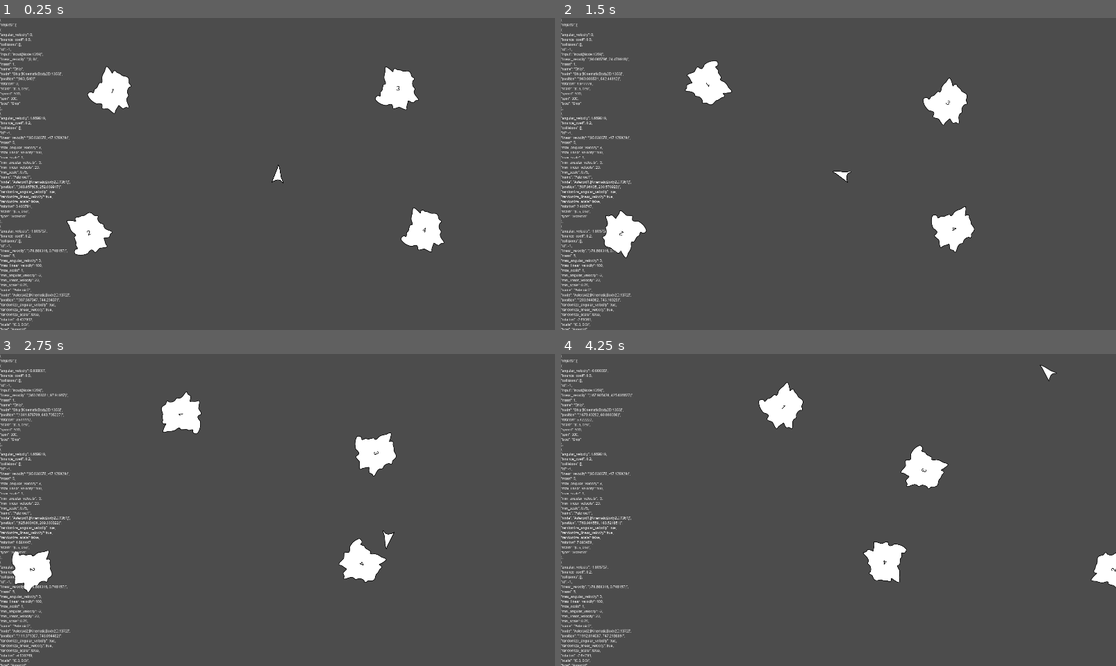
Above: before the commit, frames 1-4 (two rows, left to right).
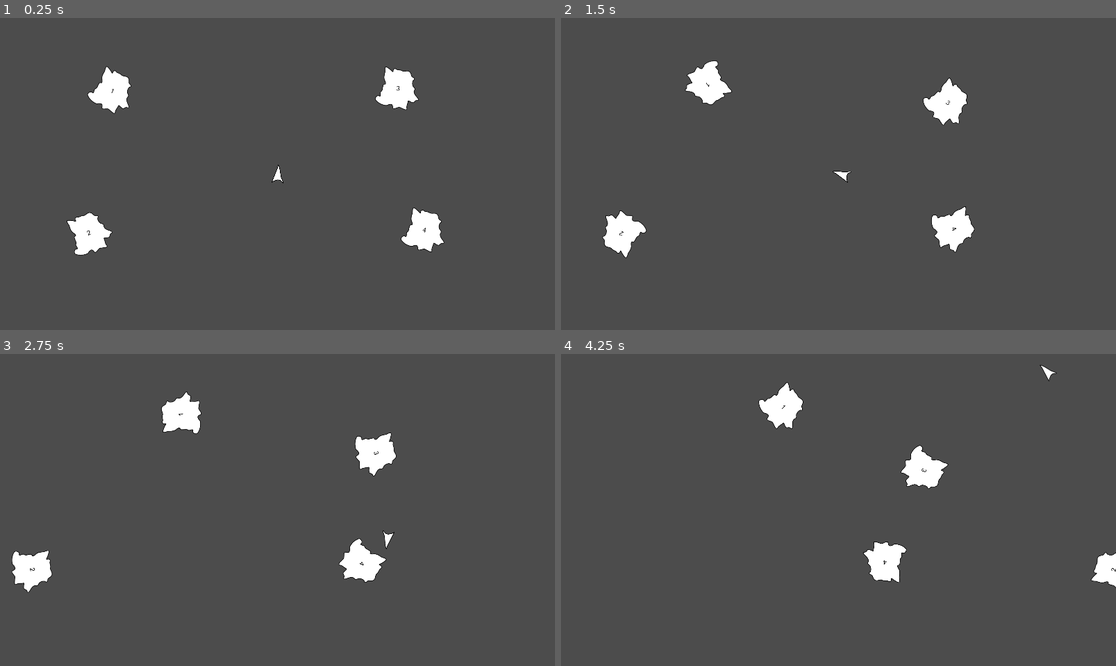
Above: after the commit, the same moments.

Repository: ETdoFresh/kasteroids
Game: Godot game, scene res://world.tscn
Two runs of this game, one before a commit and one after it. Both use one fixed random seed, a clock stepped at 60 frames per second and the inputs below.
Inputs:
- Up to frame 1 (0.25 s): no input
- Up to frame 2 (1.5 s): tap Enter at 0.5 s; hold D (player_right) 0.53-1.28 s; hold Ctrl 0.53-1.28 s; hold Down (player_down) from 1.28 s (still down); tap R at 1.35 s
- Up to frame 3 (2.75 s): release Down (player_down) at 2.03 s; hold D (player_right) from 2.03 s (still down); hold Ctrl from 2.03 s (still down)
- Up to frame 4 (4.25 s): release D (player_right) at 2.78 s; release Ctrl at 2.78 s; hold Up (player_up) 2.78-3.53 s; tap R at 2.85 s; hold A (player_left) from 3.53 s (still down); hold Ctrl from 3.53 s (still down)

The runs differ from the first frame. In frame 1, 1.9% of the frame differs, in the area x 0-13%, y 0-100%; in frame 2, 1.9%; in frame 3, 1.9%; in frame 4, 2.0%.

Commit message:
Restore sounds.

Diff:
--- a/functions/sound.gd
+++ b/functions/sound.gd
@@ -3,7 +3,8 @@
 static func play_collision_sound(object: Dictionary) -> Dictionary:
     if not "node" in object: return object
     if not "collision_sound" in object.node: return object
-    if not "collision" in object: return object
-    if not object.collision: return object
+    if not "collisions" in object: return object
+    if object.collisions.size() == 0: return object
+    # TODO: if collision.force > sound_force:
     object.node.collision_sound.play()
     return object
--- a/scenes/world/world.gd
+++ b/scenes/world/world.gd
@@ -14,7 +14,7 @@
 func _physics_process(delta : float):
     current_state = STATE.simulate(current_state, delta)
     current_state.objects = COLLISION.add_collision_markers(current_state.objects, self)
-    label.text = JSONBeautifier.beautify_json(to_json(current_state))
+    #label.text = JSONBeautifier.beautify_json(to_json(current_state))
 
 func _input(event):
     SHORTCUT.receive_input(event, self)
